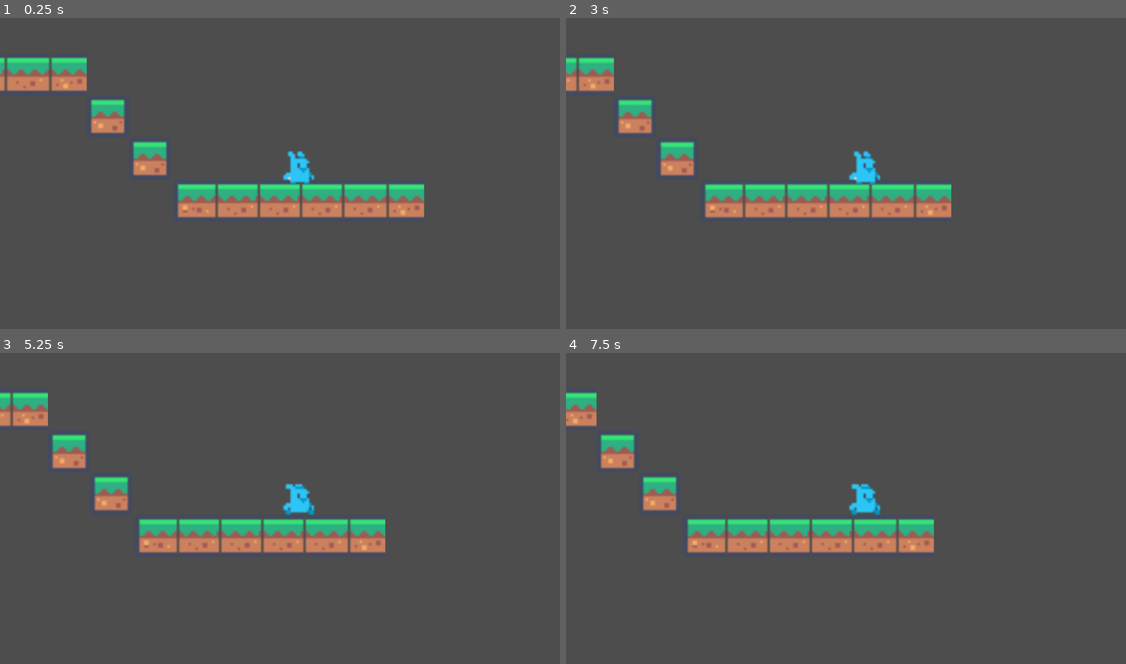
Above: before the commit, frames 1-4 (two rows, left to right).
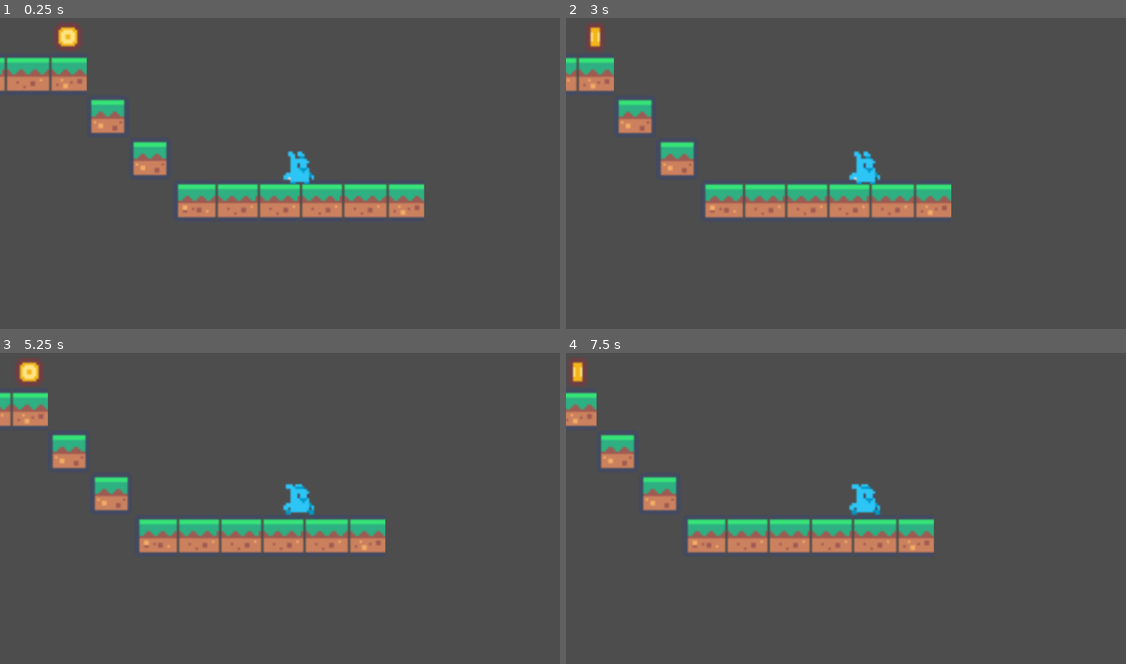
Above: after the commit, the same moments.

Repository: T-oo-T/game-development-final-project
Game: Godot game, scene res://Scenes/main.tscn
The game is run twice, just before and just after one commit, with the same random seed, the same clock (stepped at 60 frames per second) and the same inputs.
Inputs:
- Up to frame 1 (0.25 s): no input
- Up to frame 2 (3 s): hold Right (right) 0.53-2.03 s; tap Up (jump) at 0.77, 1.52 s; hold Left (left) 2.03-2.78 s; hold Right (right) from 2.78 s (still down)
- Up to frame 3 (5.25 s): tap Up (jump) at 3.02, 3.77, 4.52 s; release Right (right) at 4.28 s; hold Left (left) 4.28-5.03 s; tap Enter at 5 s; hold Right (right) from 5.03 s (still down)
- Up to frame 4 (7.5 s): release Right (right) at 5.78 s; hold Left (left) 5.78-7.28 s; tap Up (jump) at 6.02, 6.77 s; tap Space at 6.5 s; hold Right (right) from 7.28 s (still down)

The runs differ from the first frame. In frame 1, 0.4% of the frame differs, in the area x 9-15%, y 1-11%; in frame 2, 0.3%; in frame 3, 0.4%; in frame 4, 0.3%.

Commit message:
coin pickup

Diff:
--- /dev/null
+++ b/Scenes/coin.tscn
@@ -0,0 +1,62 @@
+[gd_scene load_steps=8 format=3 uid="uid://v2c3fspwrw7a"]
+
+[ext_resource type="Texture2D" uid="uid://jrggfr8v4ec2" path="res://Assets/Environment/coin_1.png" id="1_2qo34"]
+[ext_resource type="Script" uid="uid://bi8ccta1b3k5v" path="res://Scripts/coin.gd" id="1_g537i"]
+[ext_resource type="Texture2D" uid="uid://bho5r2kjeocc8" path="res://Assets/Environment/coin_2.png" id="2_jgi06"]
+
+[sub_resource type="CircleShape2D" id="CircleShape2D_jgi06"]
+radius = 6.0
+
+[sub_resource type="Animation" id="Animation_g537i"]
+resource_name = "spin"
+length = 0.5
+loop_mode = 1
+tracks/0/type = "value"
+tracks/0/imported = false
+tracks/0/enabled = true
+tracks/0/path = NodePath("Sprite2D:texture")
+tracks/0/interp = 1
+tracks/0/loop_wrap = true
+tracks/0/keys = {
+"times": PackedFloat32Array(0, 0.25),
+"transitions": PackedFloat32Array(1, 1),
+"update": 1,
+"values": [ExtResource("1_2qo34"), ExtResource("2_jgi06")]
+}
+
+[sub_resource type="Animation" id="Animation_h2p6v"]
+length = 0.001
+tracks/0/type = "value"
+tracks/0/imported = false
+tracks/0/enabled = true
+tracks/0/path = NodePath("Sprite2D:texture")
+tracks/0/interp = 1
+tracks/0/loop_wrap = true
+tracks/0/keys = {
+"times": PackedFloat32Array(0),
+"transitions": PackedFloat32Array(1),
+"update": 1,
+"values": [ExtResource("1_2qo34")]
+}
+
+[sub_resource type="AnimationLibrary" id="AnimationLibrary_ffmqm"]
+_data = {
+&"RESET": SubResource("Animation_h2p6v"),
+&"spin": SubResource("Animation_g537i")
+}
+
+[node name="Coin" type="Area2D"]
+script = ExtResource("1_g537i")
+
+[node name="Sprite2D" type="Sprite2D" parent="."]
+texture = ExtResource("1_2qo34")
+
+[node name="CollisionShape2D" type="CollisionShape2D" parent="."]
+shape = SubResource("CircleShape2D_jgi06")
+
+[node name="AnimationPlayer" type="AnimationPlayer" parent="."]
+libraries = {
+&"": SubResource("AnimationLibrary_ffmqm")
+}
+
+[connection signal="body_entered" from="." to="." method="_on_body_entered"]
--- a/Scenes/flag.tscn
+++ b/Scenes/flag.tscn
@@ -1,11 +1,13 @@
-[gd_scene load_steps=3 format=3 uid="uid://yyc52bpuceih"]
+[gd_scene load_steps=4 format=3 uid="uid://yyc52bpuceih"]
 
 [ext_resource type="Texture2D" uid="uid://cws2j5o6f8lop" path="res://Assets/Environment/flag.png" id="1_snk6q"]
+[ext_resource type="Script" uid="uid://7cefbltptyya" path="res://Scripts/flag.gd" id="1_vie08"]
 
 [sub_resource type="RectangleShape2D" id="RectangleShape2D_snk6q"]
 size = Vector2(15, 15.5)
 
 [node name="Flag" type="Area2D"]
+script = ExtResource("1_vie08")
 
 [node name="CollisionShape2D" type="CollisionShape2D" parent="."]
 position = Vector2(0, 0.25)
--- a/Scenes/map1.tscn
+++ b/Scenes/map1.tscn
@@ -1,9 +1,10 @@
-[gd_scene load_steps=7 format=4 uid="uid://d07weobqt1kwp"]
+[gd_scene load_steps=8 format=4 uid="uid://d07weobqt1kwp"]
 
 [ext_resource type="Texture2D" uid="uid://d4cyvicdvhvg7" path="res://Assets/tilemap.png" id="1_ci6au"]
 [ext_resource type="Script" uid="uid://iq7kopfy1d7y" path="res://Scripts/map.gd" id="1_xgpx1"]
 [ext_resource type="PackedScene" uid="uid://b8lppdth0a2ff" path="res://Scenes/player.tscn" id="2_26yhd"]
 [ext_resource type="PackedScene" uid="uid://yyc52bpuceih" path="res://Scenes/flag.tscn" id="4_0650q"]
+[ext_resource type="PackedScene" uid="uid://v2c3fspwrw7a" path="res://Scenes/coin.tscn" id="5_0650q"]
 
 [sub_resource type="TileSetAtlasSource" id="TileSetAtlasSource_26yhd"]
 texture = ExtResource("1_ci6au")
@@ -35,4 +36,10 @@
 [node name="Flag" parent="." instance=ExtResource("4_0650q")]
 position = Vector2(-170, -44)
 
+[node name="Coin" parent="." instance=ExtResource("5_0650q")]
+position = Vector2(-98, -43)
+
+[node name="Coin2" parent="." instance=ExtResource("5_0650q")]
+position = Vector2(-138, -43)
+
 [connection signal="body_entered" from="Flag" to="." method="_on_flag_body_entered"]
--- a/Scenes/map2.tscn
+++ b/Scenes/map2.tscn
@@ -1,9 +1,10 @@
-[gd_scene load_steps=7 format=4 uid="uid://d1v7opce8rrmk"]
+[gd_scene load_steps=8 format=4 uid="uid://d1v7opce8rrmk"]
 
 [ext_resource type="Texture2D" uid="uid://d4cyvicdvhvg7" path="res://Assets/tilemap.png" id="1_adok8"]
 [ext_resource type="Script" uid="uid://iq7kopfy1d7y" path="res://Scripts/map.gd" id="1_g12hm"]
 [ext_resource type="PackedScene" uid="uid://b8lppdth0a2ff" path="res://Scenes/player.tscn" id="2_b8njt"]
 [ext_resource type="PackedScene" uid="uid://yyc52bpuceih" path="res://Scenes/flag.tscn" id="3_b8njt"]
+[ext_resource type="PackedScene" uid="uid://v2c3fspwrw7a" path="res://Scenes/coin.tscn" id="5_henqf"]
 
 [sub_resource type="TileSetAtlasSource" id="TileSetAtlasSource_26yhd"]
 texture = ExtResource("1_adok8")
@@ -35,4 +36,7 @@
 [node name="Flag" parent="." instance=ExtResource("3_b8njt")]
 position = Vector2(99, -44)
 
+[node name="Coin" parent="." instance=ExtResource("5_henqf")]
+position = Vector2(63, -7)
+
 [connection signal="body_entered" from="Flag" to="." method="_on_flag_body_entered"]
--- /dev/null
+++ b/Scripts/coin.gd
@@ -0,0 +1,11 @@
+class_name Coin extends Area2D
+
+signal player_entered_coin
+
+# Called when the node enters the scene tree for the first time.
+func _ready() -> void:
+	$AnimationPlayer.play("spin")
+
+func _on_body_entered(body: Node2D) -> void:
+	if body is Player:
+		player_entered_coin.emit()
--- /dev/null
+++ b/Scripts/flag.gd
@@ -0,0 +1,8 @@
+class_name Flag extends Area2D
+
+signal player_entered_flag
+
+
+func _on_body_entered(body: Node2D) -> void:
+	if body is Player:
+		player_entered_flag.emit()
--- a/Scripts/map.gd
+++ b/Scripts/map.gd
@@ -1,6 +1,18 @@
-extends Node2D
+class_name Map extends Node2D
 
 signal player_reached_flag
+var score: int
+
+func _ready() -> void:
+	score = 0
+	for child in get_children():
+		if child is Coin:
+			print("do connect")
+			child.player_entered_coin.connect(_player_collected_coin)
+
+func _player_collected_coin() -> void:
+	score += 1
+	print("current score: " + str(score))
 
 func _on_flag_body_entered(body: Node2D) -> void:
 	if body is Player:
Binary file added: Assets/Environment/coin_1.png
Not shown, added: Assets/Environment/coin_1.png.import
Binary file added: Assets/Environment/coin_2.png
Not shown, added: Assets/Environment/coin_2.png.import
Not shown, added: Scripts/coin.gd.uid
Not shown, added: Scripts/flag.gd.uid
